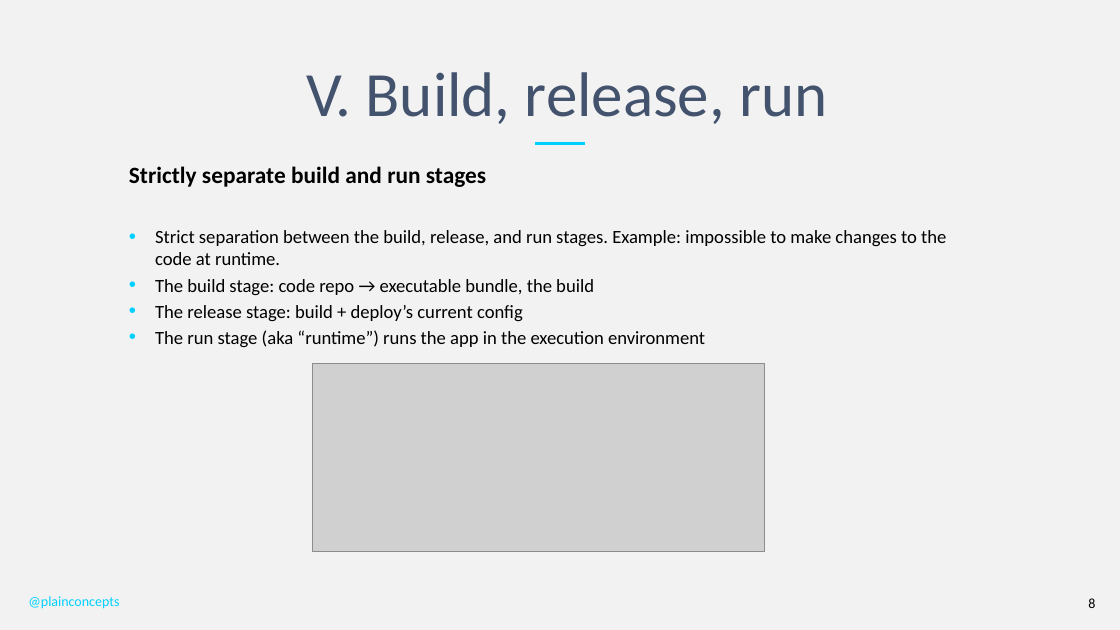
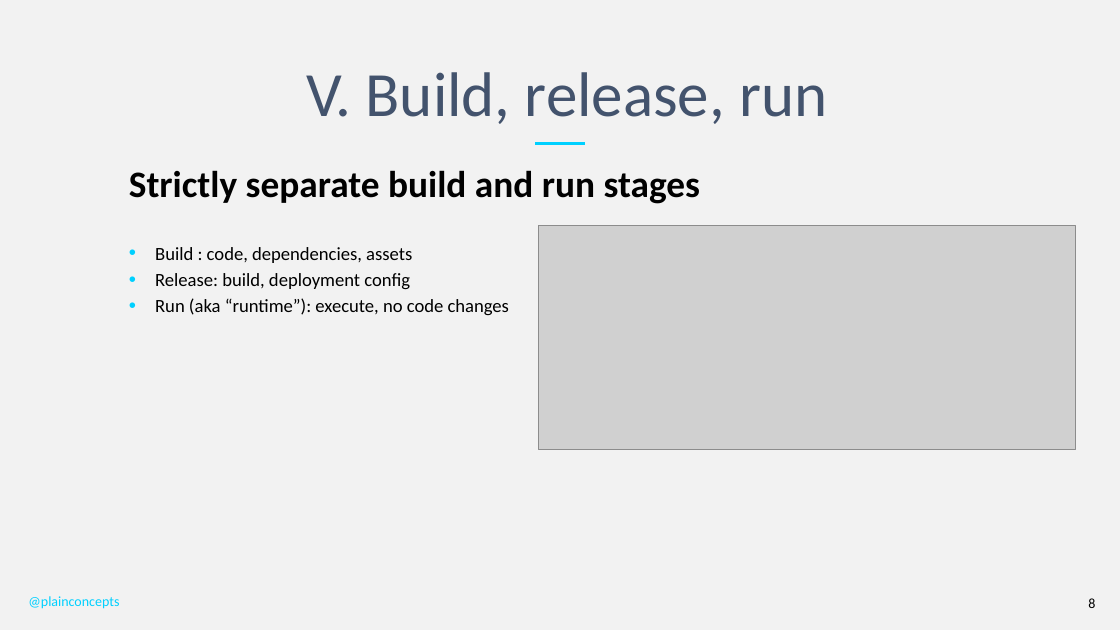
Before and after one commit to PlainConcepts/NetCore-Docker-Workshop, a slide deck: slide 8 of Docu/TheTwelveFactorApp.pptx. Drawn at 1120x630 pixels with LibreOffice and Linux fonts; fonts in the diff are those of the drawing; grey boxes stand for pictures; background and template pictures are left out. Boxes give left, top, right and bottom in pixels: in the first picture for what was removed or moved away, otherwise in the second. Text is boxed around its words. In the diff, an @@ line names an element or a change of style, - is before the commit and + after.

```diff
--- a/Docu/TheTwelveFactorApp.pptx
+++ b/Docu/TheTwelveFactorApp.pptx
@@ text at [129, 170, 700, 204]: size 20 to 32 pt in "Strictly separate build and run stages"; more space between paragraphs @@
@@ picture: place and size @@
-picture at [312, 363, 765, 551]
+picture at [539, 226, 1076, 450]
@@ text at [155, 247, 509, 315]: text changed @@
-• Strict separation between the build, release, and run stages. Example: impossible to make changes to the code at runtime.
-• The build stage: code repo → executable bundle, the build
-• The release stage: build + deploy’s current config
-• The run stage (aka “runtime”) runs the app in the execution environment
+• Build : code, dependencies, assets
+• Release: build, deployment config
+• Run (aka “runtime”): execute, no code changes
```
Also in this commit, not shown: 11 other slides changed.
